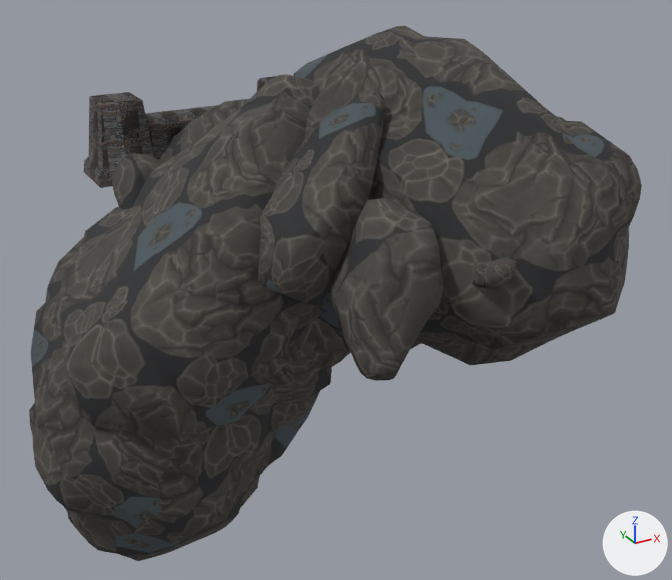
The glTF model 3d/passe-alterac/models/storm_doodad_wcav_jungle_aq.glb, before and after one commit.
Both versions are drawn from a 50 mm camera at (-4.87, -10.38, 3.62) aimed at (0.2, -1.15, -0.99). The axes (+X, +Y, +Z) are drawn at lower right. The lights are the same throughout. The first picture is the older version. Where no turn or scale is listed for an object, it has been applied to the vertices. Vertices at exactly the same position are counted once.

Script lines for the objects in view, before the commit:
```python
ob_mesh_0 = bpy.data.objects.new('Mesh_0', me_mesh_0)
ob_mesh_0.location = (-3.51, 2.01, -4.63)
```
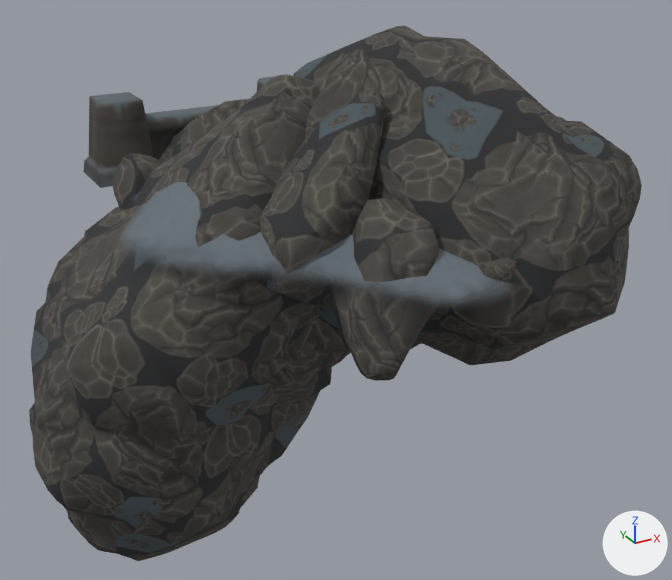
Pixel boxes (x1, y1, x2, y2) of what changed, in the pictures (672 x 580 px):
'Mesh_0', recoloured, surface changed, reshaped
    both: (29, 26, 642, 561)
part 1 of me_mesh_0, added
    after: (124, 182, 505, 300)

The change, as a diff of the scene's bpy script:
```diff
--- a/3d/passe-alterac/models/storm_doodad_wcav_jungle_aq.glb.py
+++ b/3d/passe-alterac/models/storm_doodad_wcav_jungle_aq.glb.py
@@ img_storm_doodad_owvol_snowpile_diff_storm_doodad_owvol_snowpile_diff_fx_png @@
+img_storm_doodad_owvol_snowpile_diff_storm_doodad_owvol_snowpile_diff_fx_png = load_image('storm_doodad_owvol_snowpile_diff_storm_doodad_owvol_snowpile_diff_fx.png', '../textures/storm_doodad_owvol_snowpile_diff_storm_doodad_owvol_snowpile_diff_fx.png', 256, 256, 'sRGB')
@@ img_storm_doodad_wcav_structurekit_emis_lum_jpg @@
+img_storm_doodad_wcav_structurekit_emis_lum_jpg = load_image('storm_doodad_wcav_structurekit_emis_lum.jpg', '../textures/storm_doodad_wcav_structurekit_emis_lum.jpg', 256, 256, 'sRGB')
@@ mat_material_0 @@
 n1 = _N.new('ShaderNodeOutputMaterial'); n1.name = 'Material Output'
+n5 = _N.new('ShaderNodeMix'); n5.name = 'Mix'
+n5.data_type = 'RGBA'
+n5.blend_type = 'MULTIPLY'
+n5.inputs[0].default_value = 1.0  # 'Factor'
+n6 = _N.new('ShaderNodeVertexColor'); n6.name = 'Color Attribute'
 n2 = _N.new('ShaderNodeTexImage'); n2.name = 'Image Texture'
@@ mat_material_0 @@
 n0 = _N.new('ShaderNodeBsdfPrincipled'); n0.name = 'Principled BSDF'
 _L.new(n0.outputs[0], n1.inputs[0])  # 'BSDF' to 'Surface'
-_L.new(n2.outputs[0], n0.inputs[0])  # 'Color' to 'Base Color'
 _L.new(n3.outputs[0], n2.inputs[0])  # 'Vector' to 'Vector'
 _L.new(n4.outputs[0], n3.inputs[0])  # 'UV' to 'Vector'
+_L.new(n5.outputs[2], n0.inputs[0])  # 'Result' to 'Base Color'
+_L.new(n6.outputs[0], n5.inputs[7])  # 'Color' to 'B'
+_L.new(n2.outputs[0], n5.inputs[6])  # 'Color' to 'A'
@@ mat_material_1 @@
 mat_material_1 = bpy.data.materials.new('Material_1')
-# nodes: BsdfPrincipled, Mapping, OutputMaterial, TexImage, UVMap
+# nodes: BsdfPrincipled, Mapping x2, Mix, OutputMaterial, TexImage x2, UVMap x2, VertexColor
 # uses the picture img_storm_doodad_wcav_structurekit_diff_png
+# uses the picture img_storm_doodad_wcav_structurekit_emis_lum_jpg
@@ mat_material_2 @@
+mat_material_2 = bpy.data.materials.new('Material_2')
+# uses the picture img_storm_doodad_owvol_snowpile_diff_storm_doodad_owvol_snowpile_diff_fx_png
@@ me_mesh_0 @@
 # used by ob_mesh_0; location = (-3.51, 2.01, -4.63)
-me_mesh_0.from_pydata(...)  # 1976 vertices, 3844 faces; spans x 0.0..6.59, y -6.02..0.0, z 0.0..6.69
+me_mesh_0.from_pydata(...)  # 2037 vertices, 3941 faces; spans x 0.0..6.59, y -6.18..0.0, z 0.0..6.69
+# me_mesh_0 part 1: a new loose piece of 61 vertices spanning x 0.99..4.55, y -6.18..-0.34, z 4.61..5.41, in mat_material_2
 me_mesh_0.materials.append(mat_material_0)
 me_mesh_0.materials.append(mat_material_1)
+me_mesh_0.materials.append(mat_material_2)
```
